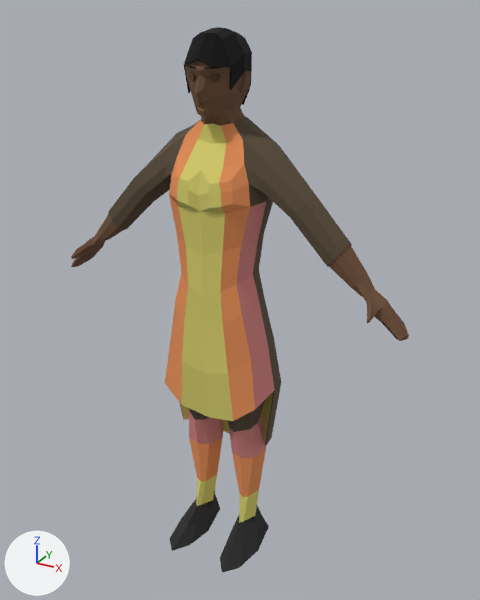
The glTF model Party/Athlia/athlia.glb: old version first, new version second.
Before and after are seen from a camera (50 mm lens) standing at (0.911, -1.547, 1.638) and looking at (0.047, 0.023, 0.853). Arrows for +X, +Y and +Z are at lower left; the lights stay in place. Vertices at the same position are counted once.

In view in the first picture: 'Body.002', 'Clothing'.
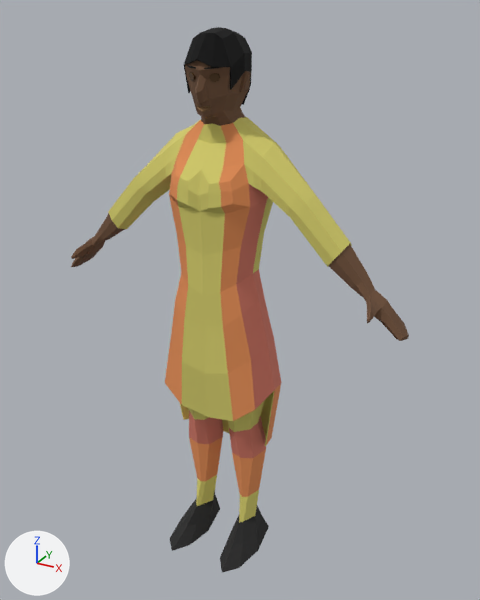
Changed parts and their boxes (x1, y1, x2, y2) in the pictures (480 x 600 px; the box of a moved part takes in the faces that stretch with it):
part 1 of me_cube_022, moved or reshaped
    both: (179, 274, 281, 446)
part 2 of me_cube_022, recoloured (brown to yellow)
    both: (108, 117, 352, 432)
part 3 of me_cube_022, recoloured
    both: (249, 184, 281, 390)

Diff of the bpy script that builds the scene:
```diff
--- a/Party/Athlia/athlia.glb.py
+++ b/Party/Athlia/athlia.glb.py
@@ me_cube_022 @@
 me_cube_022.from_pydata(...)  # 884 vertices, 1768 faces; spans x -0.38..0.38, y -0.18..0.12, z 0.0..1.59
 # used by ob_clothing; location = (0.0, 0.0, 0.0)
+# me_cube_022 part 1
+# 98 faces are deleted
+# 19 new faces join them, mat_orange
+# 55 new faces join them, mat_yellow
+# 24 new faces join them, mat_pink
+# me_cube_022 part 2: 758 faces spanning x -0.38..0.38, y -0.12..0.12, z 0.29..1.38 switch from mat_dress to mat_yellow
+# me_cube_022 part 3: 131 faces spanning x -0.34..0.25, y -0.1..0.11, z 0.57..1.34 switch from mat_dress to mat_pink
 me_cube_022.materials.append(mat_hair)
```
